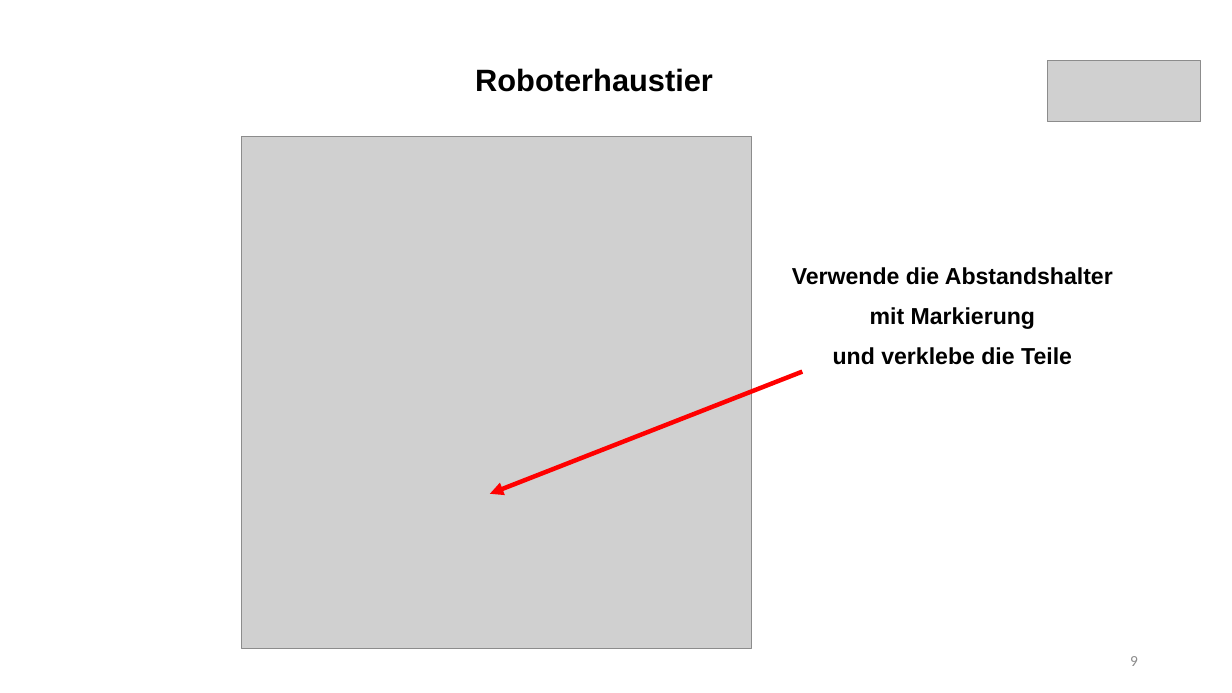
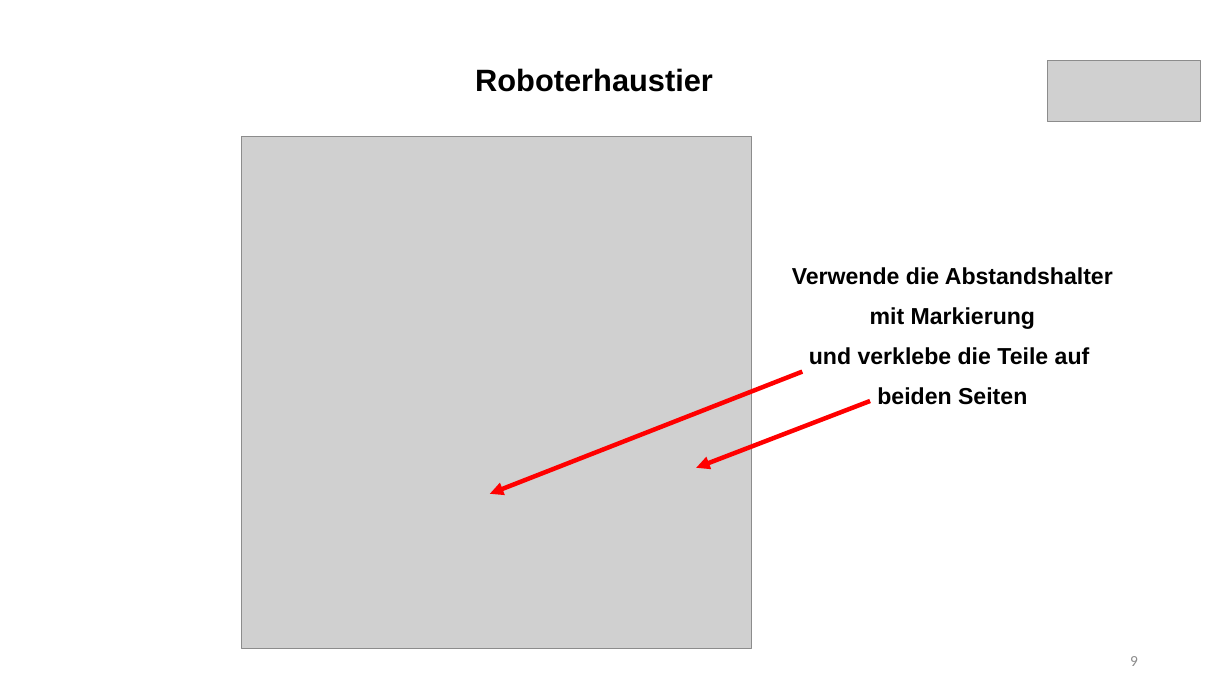
Before and after one commit to frankyhub/Egone, a slide deck: slide 9 of pdf/Roboterhaustier.pptx. Drawn at 1232x693 pixels with LibreOffice and Linux fonts; fonts in the diff are those of the drawing; grey boxes stand for pictures. Boxes give left, top, right and bottom in pixels: in the first picture for what was removed or moved away, otherwise in the second. Text is boxed around its words. In the diff, an @@ line names an element or a change of style, - is before the commit and + after.

```diff
--- a/pdf/Roboterhaustier.pptx
+++ b/pdf/Roboterhaustier.pptx
@@ text at (x1=809, y1=347, x2=1090, y2=405): text changed @@
-und verklebe die Teile
+und verklebe die Teile auf
+beiden Seiten
@@ arrow added from (871, 401) to (697, 468), #FF0000 3.5 pt @@
```
Also in this commit, not shown: 9 other slides changed, 1 other file.
